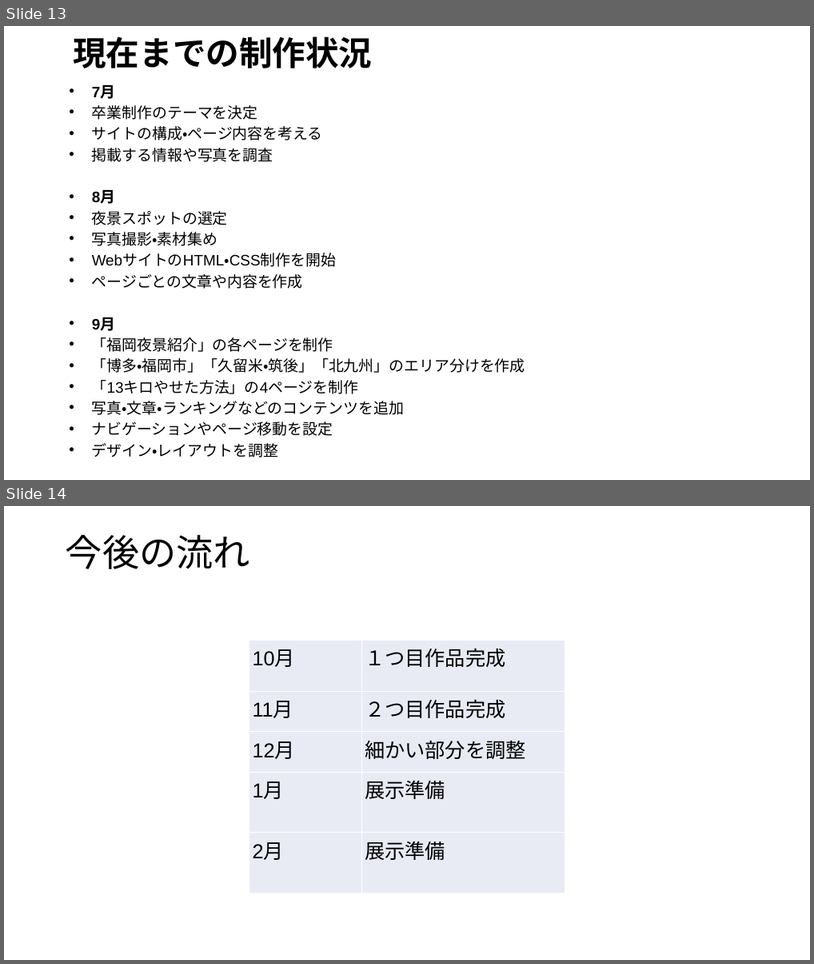
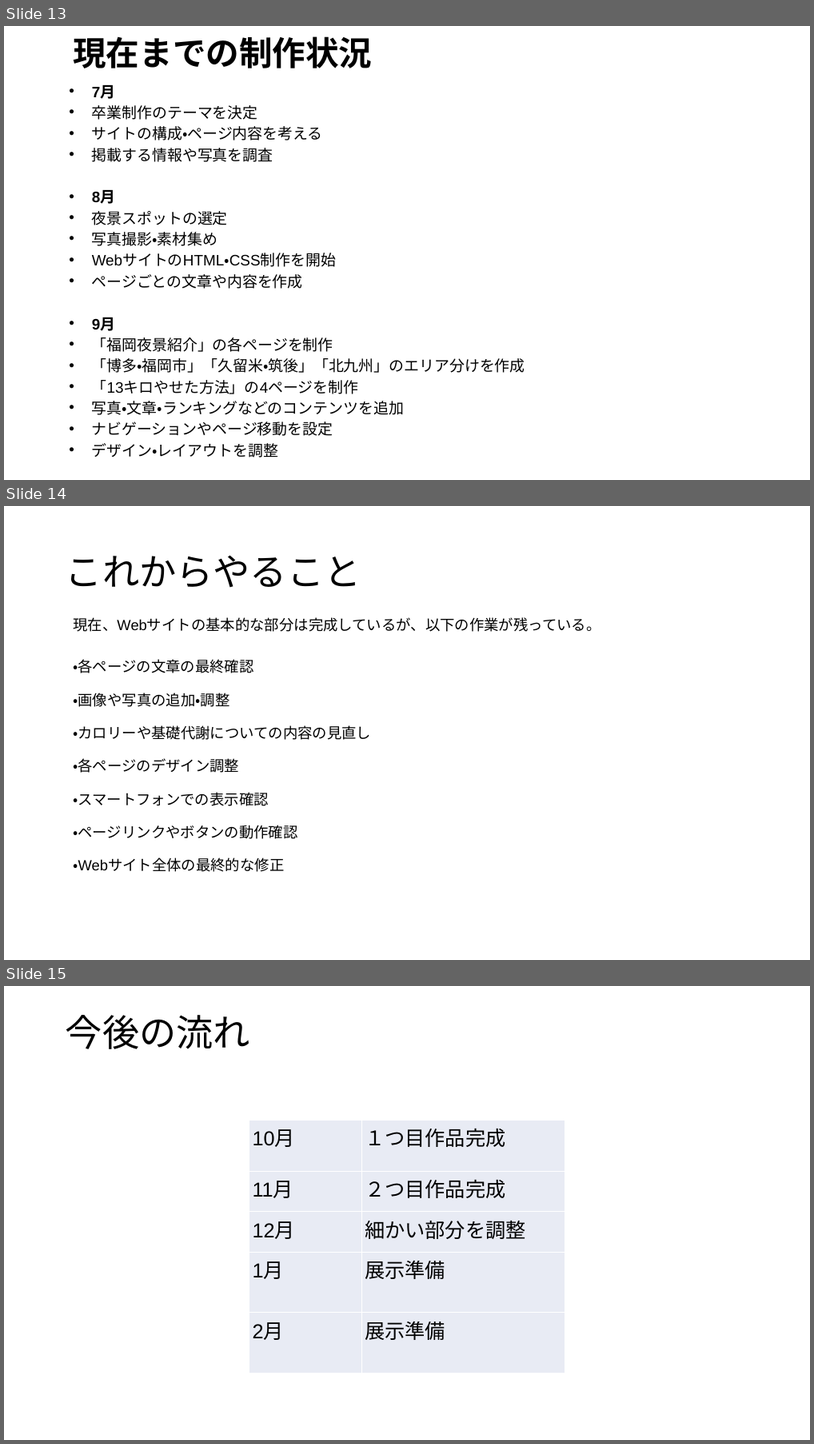
Before and after one commit to Ckg25007/zemi, a slide deck: 25007＿大平凜音.pptx. Shown one above the other, each under a label of ours: slides 13 and 14 before the commit, slides 13, 14 and 15 after it. The pictures are 814x964 and 814x1444 pixels, drawn with LibreOffice and Linux fonts; fonts in the diff are those of the drawing. Boxes give left, top, right and bottom in pixels: in the first picture for what was removed or moved away, otherwise in the second. Text is boxed around its words. In the diff, an @@ line names an element or a change of style, - is before the commit and + after.

Commit message:
夜景完成、ダイエットのほう写真入れたら完成

```diff
--- a/25007＿大平凜音.pptx
+++ b/25007＿大平凜音.pptx
@@ slide 14 added at (4,506,810,960), background #FFFFFF @@
@@ title added at (66,556,362,588), 44 pt, text #000000 @@
+これからやること
@@ text added at (73,617,601,872), 17.5 pt, text #000000 @@
+現在、Webサイトの基本的な部分は完成しているが、以下の作業が残っている。
+・各ページの文章の最終確認
+・画像や写真の追加・調整
+・カロリーや基礎代謝についての内容の見直し
+・各ページのデザイン調整
+・スマートフォンでの表示確認
+・ページリンクやボタンの動作確認
+・Webサイト全体の最終的な修正
@@ what was slide 14 is now slide 15 @@
```
Also in this commit, not shown: 4 slides changed, 16 other files.
